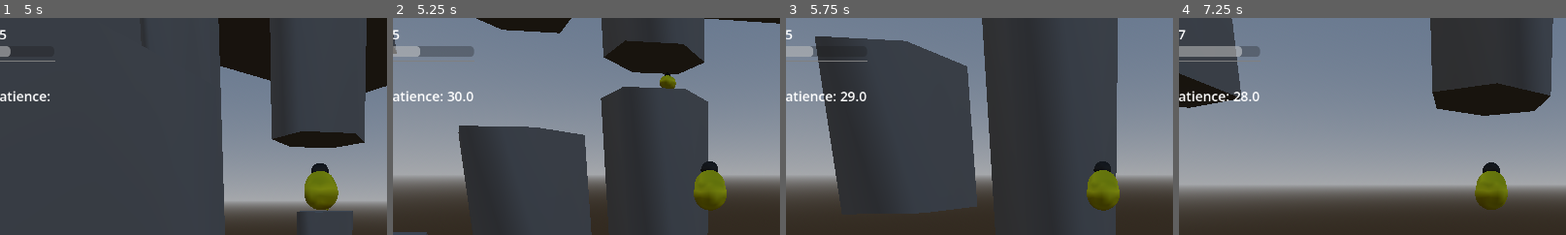
Above: before the commit, frames 1-4 (left to right).
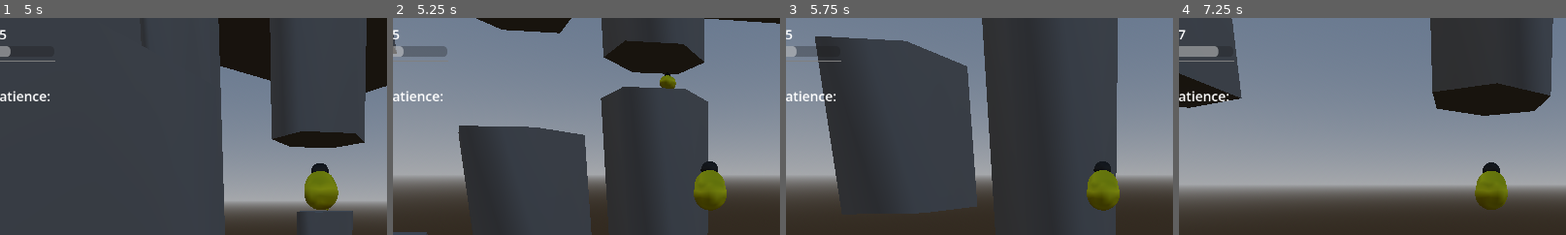
Above: after the commit, the same moments.

Repository: GunterJr/game-jam-feb
Game: Godot game, scene res://scenes/areas/main-zone.tscn
Same seed, same stepped clock (60 frames per second), same inputs: the game is played once before the commit and once after it.
Inputs (mouse positions are % of the whole screen's width and height, from its top left):
- Up to frame 1 (5 s): tap Enter (ui_accept) at 0.5, 2.75 s; move the mouse to (55, 50) at 0.52 s; hold W (forward) from 0.53 s (still down); tap Shift (dash) every 0.75 s from 0.6 to 4.35 s; click (55, 50) at 0.67 s; tap Space (jump) at 0.77, 1.52, 3.02, 3.77, 4.52 s; move the mouse to (45, 50) at 1.27 s; move the mouse to (52, 48) at 2.02 s; move the mouse to (49, 52) at 2.77 s; click (49, 52) at 2.92 s; move the mouse to (57, 51) at 3.52 s; move the mouse to (42, 49) at 4.27 s
- Up to frame 2 (5.25 s): keep holding W (forward); move the mouse to (51, 50) at 5.02 s; tap Shift (dash) at 5.1 s; click (51, 50) at 5.17 s
- Up to frame 3 (5.75 s): keep holding W (forward)
- Up to frame 4 (7.25 s): move the mouse to (46, 48) at 5.77 s; release W (forward) at 5.78 s; hold D (right) 5.78-6.53 s; tap Shift (dash) at 5.85, 6.6 s; tap Space (jump) at 6.02, 6.77 s; move the mouse to (55, 50) at 6.52 s; hold W (forward) from 6.53 s (still down)
The pictures show only the part of the screen within x 10-60%, y 0-50%; the shares and areas given below are measured in that part.

Frame 1 is identical in both runs. In frame 2, 0.7% of the frame differs, in the area x 2-21%, y 12-39%; in frame 3, 0.4%; in frame 4, 0.7%.
Error before the commit: Invalid access to property or key 'position' on a base object of type 'Nil'. (res://scripts/game_manager.gd:38)

Commit message:
Bandaid fix game crashing with no spawnpoints

Diff:
--- a/scripts/game_manager.gd
+++ b/scripts/game_manager.gd
@@ -6,6 +6,10 @@
 ## game progresses.
 var patience : float = 30
 var timing : bool = false
+@export var gaming : bool = false:
+	set(val):
+		gaming = val
+		new_route()
 
 var curr_queen : StaticBody3D
 var curr_suitor : StaticBody3D
@@ -26,6 +30,7 @@
 ## Spawns a queen and a suitor, removing the old ones. This crashes if there
 ## are no spawnpoints in the arrays!
 func new_route():
+	if not gaming: return
 	timing = true
 	print("generating new route")
 	# TODO: these queue_frees() should actually be calls to something like
